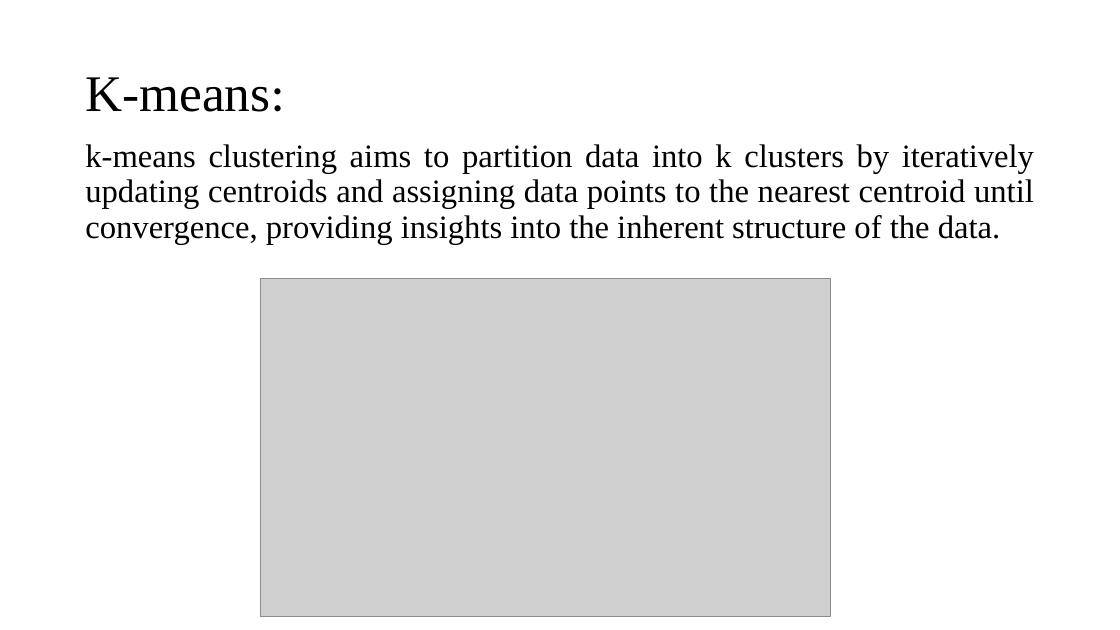
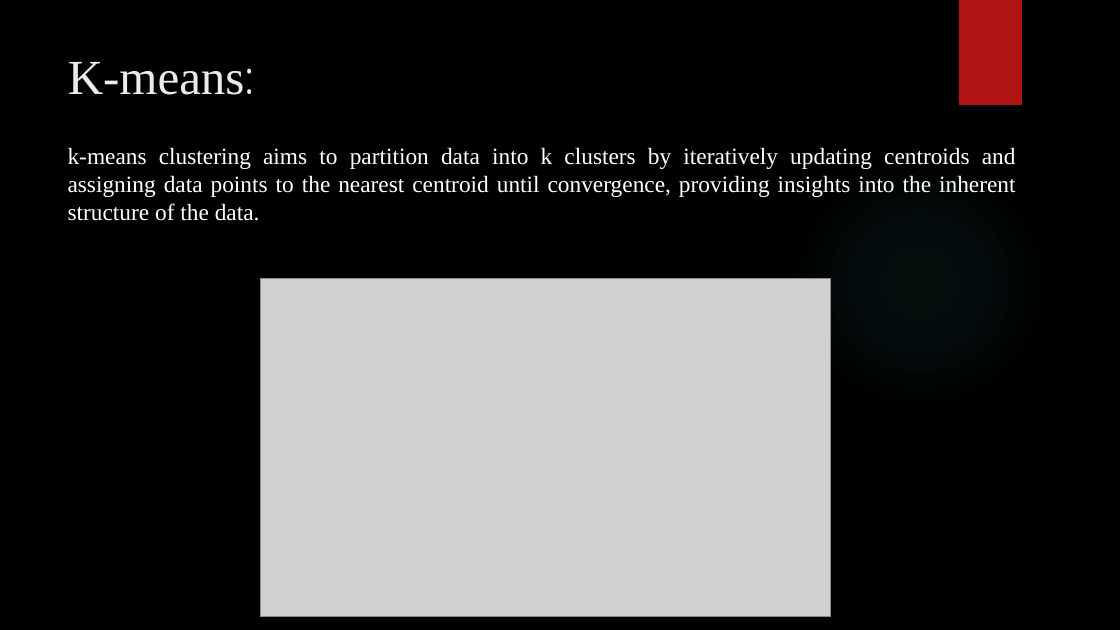
Before and after one commit to Jothish21/Data-Mining-Project-Group4, a slide deck: slide 14 of Group4-Presentation.pptx. Drawn at 1120x630 pixels with LibreOffice and Linux fonts; fonts in the diff are those of the drawing; grey boxes stand for pictures; background and template pictures are left out. Boxes give left, top, right and bottom in pixels: in the first picture for what was removed or moved away, otherwise in the second. Text is boxed around its words. In the diff, an @@ line names an element or a change of style, - is before the commit and + after.

```diff
--- a/Group4-Presentation.pptx
+++ b/Group4-Presentation.pptx
@@ background #FFFFFF to picture (left out) @@
@@ rectangle added at (x1=959, y1=0, x2=1022, y2=105), fill #B01513 @@
@@ title "K-means:" moved from (x1=85, y1=77, x2=284, y2=112) to (x1=68, y1=62, x2=254, y2=95) @@
@@ title "K-means:" at (x1=68, y1=62, x2=254, y2=95): size 44 to 42 pt, text colour #000000 to #EBEBEB; font Calibri to Quicksand in "K-means:"; line spacing 0.9 to 1; vertical alignment middle to top @@
@@ text "k-means clustering aims to partition ..." moved from (x1=85, y1=144, x2=1034, y2=244) to (x1=68, y1=147, x2=1016, y2=221) @@
@@ text "k-means clustering aims to partition ..." at (x1=68, y1=147, x2=1016, y2=221): size 28 to 20 pt, text colour #000000 to #FFFFFF; line spacing 0.9 to 1 @@
@@ ellipse added at (x1=791, y1=154, x2=1049, y2=413), fill gradient #50B9C1 @@
```
Also in this commit, not shown: 13 other slides changed, 2 slides added, 1 slide removed, 1 other file.
